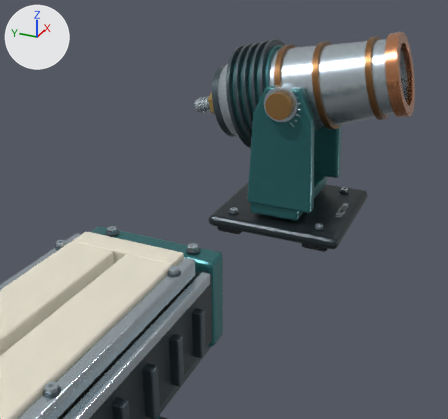
Before and after pictures for a commit that changed the Blender file assets/burner-designs/source/burner-designs.blend.
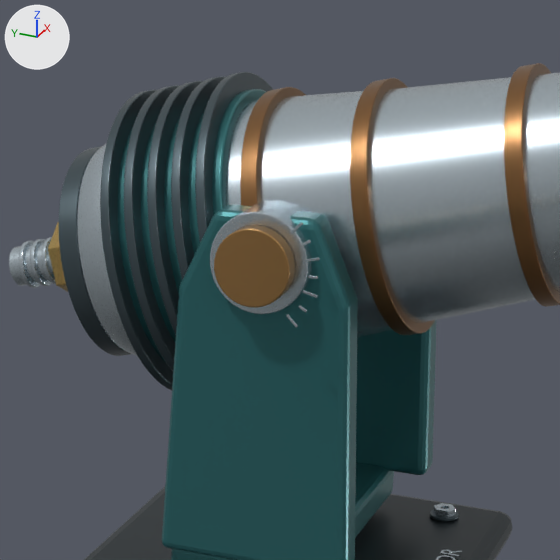
Each version is shown from a 50 mm camera at (-0.101, -0.379, 0.603) aimed at (0.873, 0.06, 0.116), then close up on the part from 43% to 86% of the width and 3% to 49% of the height. The axes (+X, +Y, +Z) are drawn at upper left. The lights are the same throughout. The first two pictures are the older version.

The first close-up shows 'barrel_band_2', 'barrel_band_3', 'cast_yoke_-1', 'cast_yoke_1', 'cooling_fin_1', 'cooling_fin_2', 'cooling_fin_3', 'hollow_tapered_barrel', 'rear_union_flange', 'teal_rear_jacket', 'trunnion_cap_-1', 'yoke_base_plate' and 17 more.
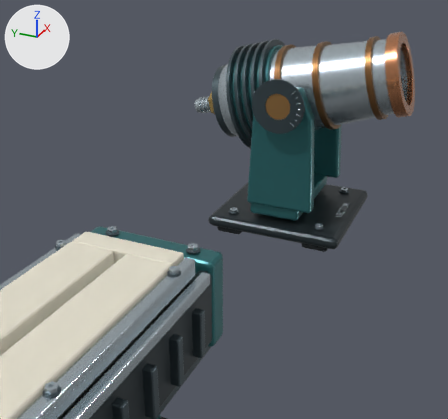
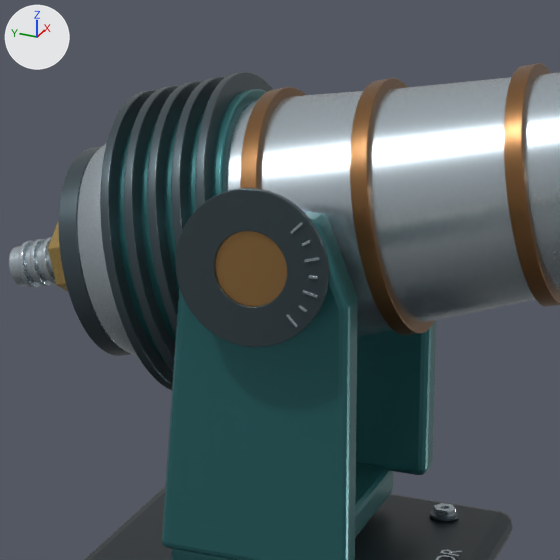
Boxes (x1, y1, x2, y2) around the edits, measured in the close-ups (560 x 560 px):
'aim_index_bezel', added: after (176, 188, 329, 347)
'trunnion_bearing_-1', unchanged, covered by the edit: before (210, 200, 311, 314)

The change, as a list of edits to the scene's bpy script:
```text
Add me_aim_index_bezel_mesh:
    me_aim_index_bezel_mesh.from_pydata(...)  # 512 vertices, 512 faces; spans x -0.1443..-0.14, y -0.052..0.052, z 0.24..0.344
    me_aim_index_bezel_mesh.polygons.foreach_set('use_smooth', [True] * 512)
    me_aim_index_bezel_mesh.materials.append(mat_dark_steel)  # greyish blue #4d5b61
Add ob_aim_index_bezel:
    ob_aim_index_bezel = bpy.data.objects.new('aim_index_bezel', me_aim_index_bezel_mesh)
    ob_aim_index_bezel.parent = ob_directional_nozzle
    ob_aim_index_bezel.location = (0.0, 0.0, 0.0)
    _m = ob_aim_index_bezel.modifiers.new('Machined edge radii', 'BEVEL')
    _m.width = 0.0005
    _m.width_pct = 0.0005
    _m.segments = 3
    _m = ob_aim_index_bezel.modifiers.new('Weighted corner normals', 'WEIGHTED_NORMAL')
    _m.keep_sharp = True
```
